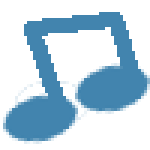
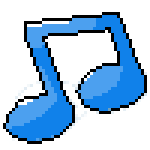
Layered file, before and after one edit (w=150, h=150). Changes by layer:
added layer "Layer #2" above "Layer #1" over [3, 12, 147, 144]
added layer "Layer #1" above "Layer" over [6, 15, 123, 129]
painted on "Layer" over [3, 12, 150, 144]
